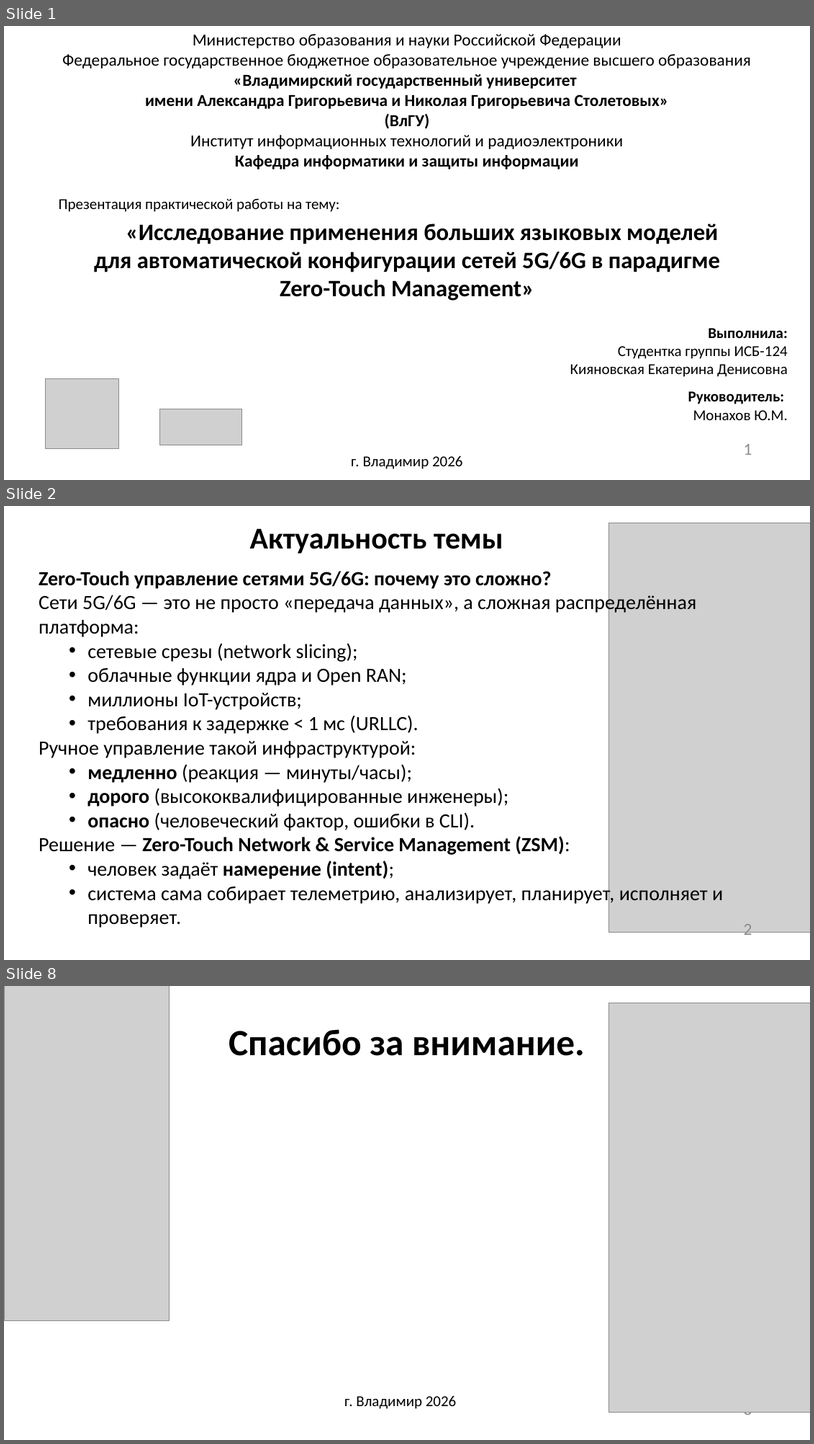
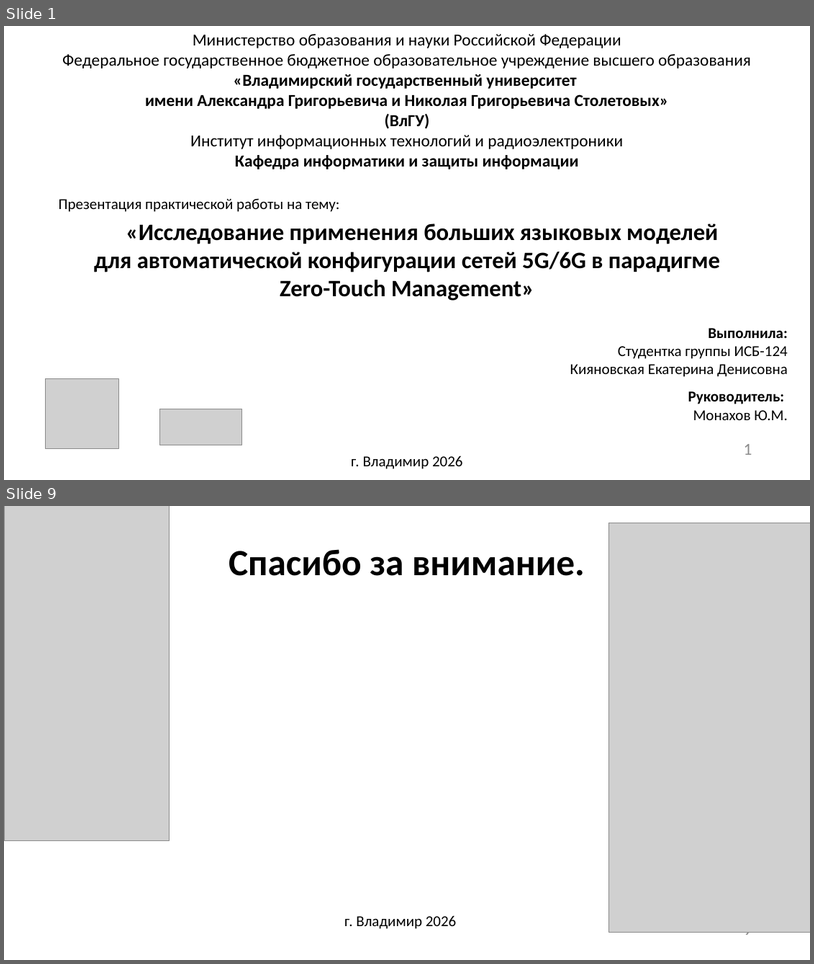
Before and after one commit to Katarsis435/Zero-Touch-Management, a slide deck: презентация.pptx. Shown one above the other, each under a label of ours: slides 1, 2 and 8 before the commit, slides 1 and 9 after it; the slides between them are not shown. The pictures are 814x1444 and 814x964 pixels, drawn with LibreOffice and Linux fonts; fonts in the diff are those of the drawing; grey boxes stand for pictures; background and template pictures are left out. Boxes give left, top, right and bottom in pixels: in the first picture for what was removed or moved away, otherwise in the second. Text is boxed around its words. In the diff, an @@ line names an element or a change of style, - is before the commit and + after.

```diff
--- a/презентация.pptx
+++ b/презентация.pptx
@@ slide 2 removed at box(4, 506, 810, 960), background picture (left out) @@
@@ picture removed at box(609, 523, 810, 932) @@
@@ text removed at box(250, 528, 504, 554) @@
-Актуальность темы
@@ text removed at box(39, 571, 723, 927) @@
-Zero-Touch управление сетями 5G/6G: почему это сложно?
-Сети 5G/6G — это не просто «передача данных», а сложная распределённая платформа:
-  • сетевые срезы (network slicing);
-  • облачные функции ядра и Open RAN;
-  • миллионы IoT-устройств;
-  • требования к задержке < 1 мс (URLLC).
-Ручное управление такой инфраструктурой:
-  • медленно (реакция — минуты/часы);
-  • дорого (высококвалифицированные инженеры);
-  • опасно (человеческий фактор, ошибки в CLI).
-Решение — Zero-Touch Network & Service Management (ZSM):
-  • человек задаёт намерение (intent);
-  • система сама собирает телеметрию, анализирует, планирует, исполняет и проверяет.
@@ page number removed at box(744, 924, 753, 939) @@
-2
@@ what was slide 8 is now slide 9 @@
@@ page number at box(744, 932, 753, 939): text changed @@
-8
+9
```
Also in this commit, not shown: 7 slides added, 5 other slides removed.
